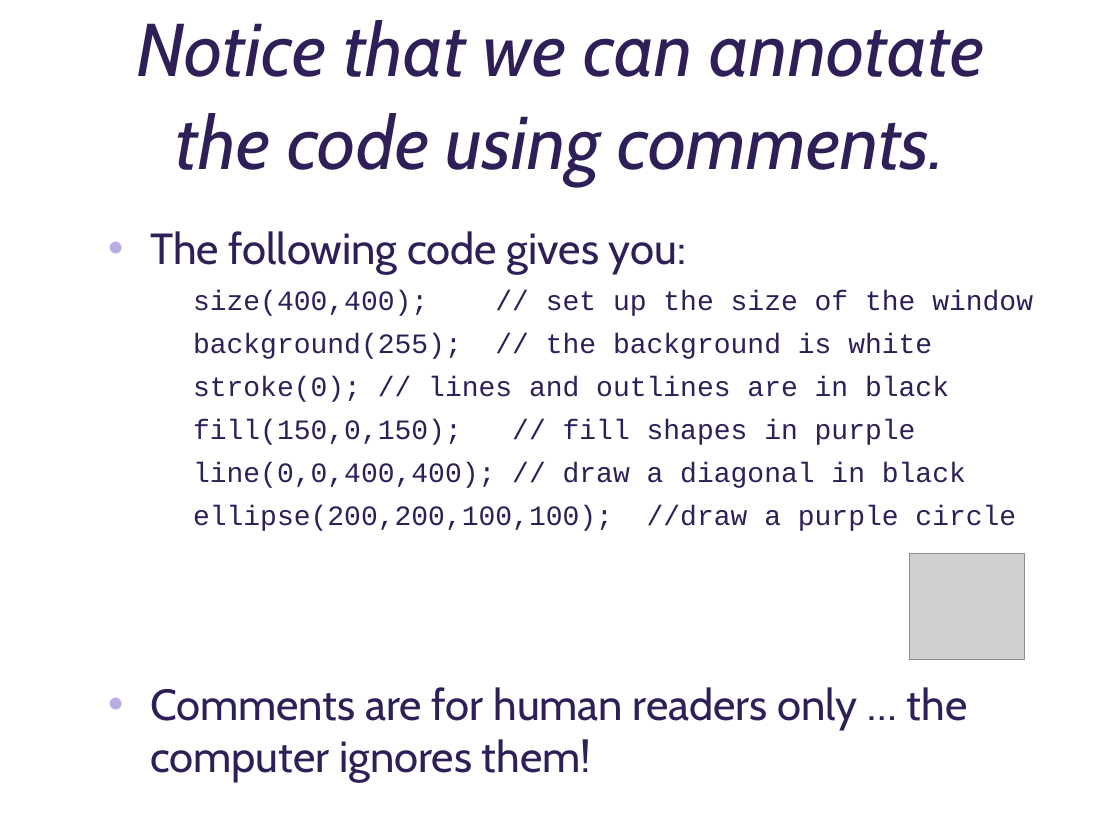
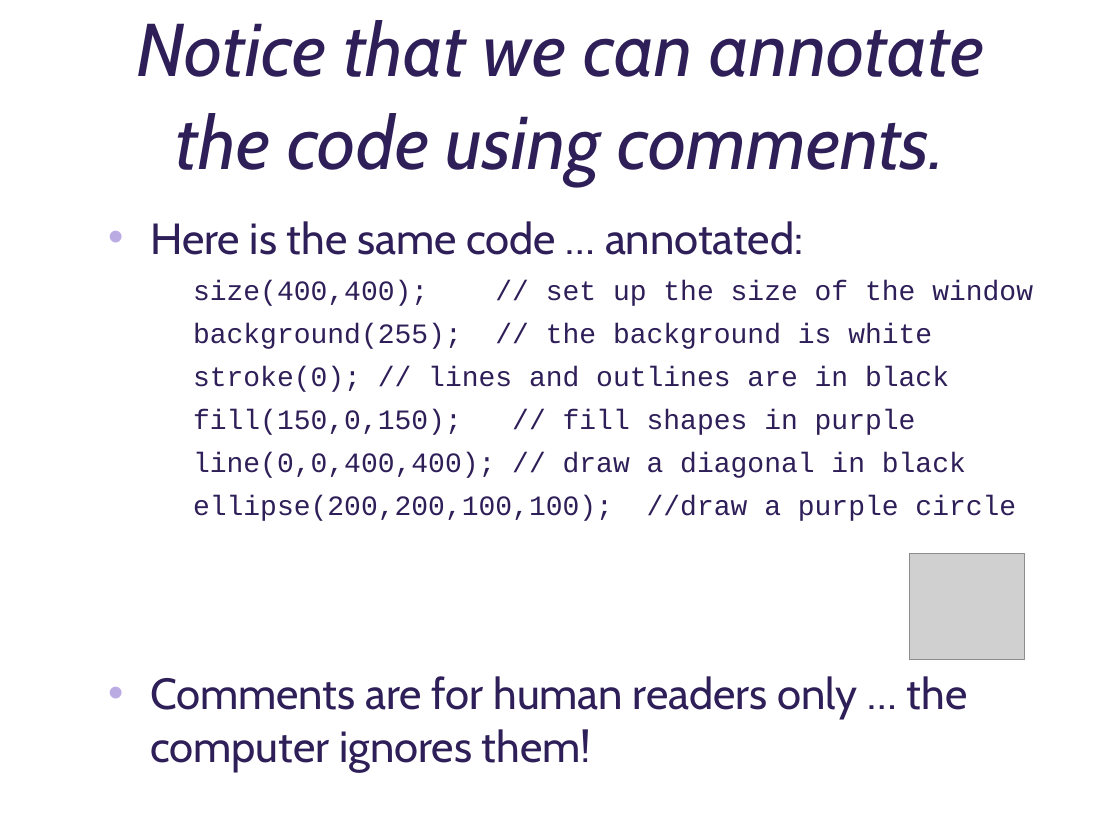
Before and after one commit to deenaengel/TF3_ProcessingSlides, a slide deck: slide 12 of Processing_Presentation_TF3_DE_notes.pptx. Drawn at 1120x840 pixels with LibreOffice and Linux fonts; fonts in the diff are those of the drawing; grey boxes stand for pictures; background and template pictures are left out. Boxes give left, top, right and bottom in pixels: in the first picture for what was removed or moved away, otherwise in the second. Text is boxed around its words. In the diff, an @@ line names an element or a change of style, - is before the commit and + after.

```diff
--- a/Processing_Presentation_TF3_DE_notes.pptx
+++ b/Processing_Presentation_TF3_DE_notes.pptx
@@ text "Here is the same code ..." moved from (x1=150, y1=231, x2=1033, y2=783) to (x1=150, y1=221, x2=1033, y2=772) @@
@@ text at (x1=150, y1=221, x2=803, y2=255): text changed @@
-• The following code gives you:
+• Here is the same code … annotated:
```
Also in this commit, not shown: 3 other slides changed.
